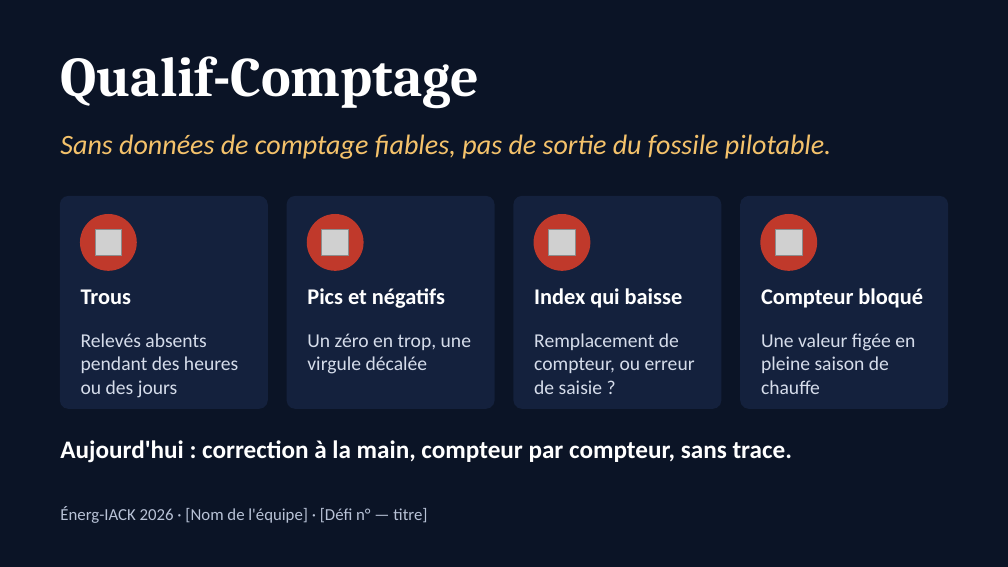
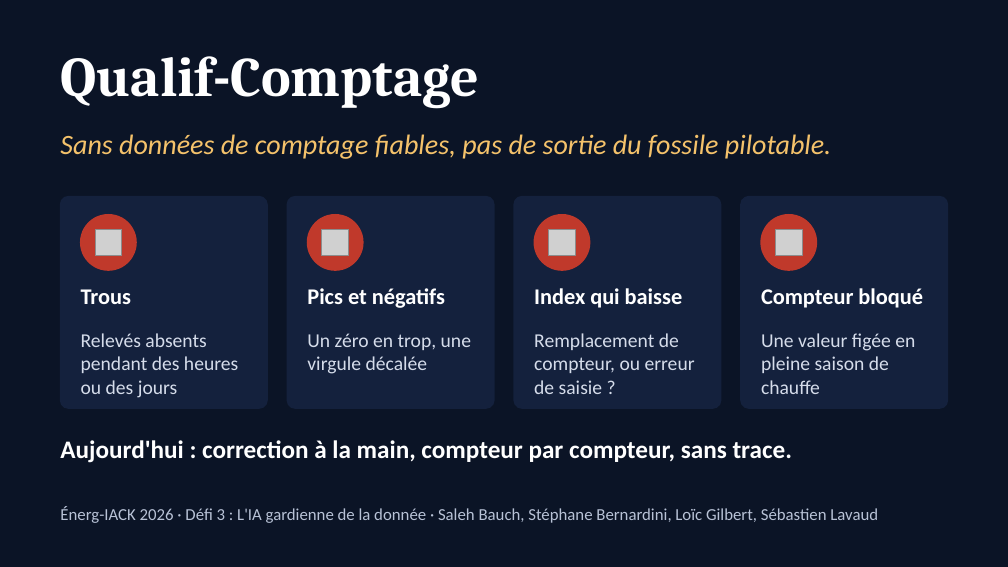
Before and after one commit to loicgilbert74000-coder/qualif-comptage, a slide deck: slide 1 of pitch/qualif-comptage-pitch.pptx. Drawn at 1008x567 pixels with LibreOffice and Linux fonts; fonts in the diff are those of the drawing; grey boxes stand for pictures. Boxes give left, top, right and bottom in pixels: in the first picture for what was removed or moved away, otherwise in the second. Text is boxed around its words. In the diff, an @@ line names an element or a change of style, - is before the commit and + after.

```diff
--- a/pitch/qualif-comptage-pitch.pptx
+++ b/pitch/qualif-comptage-pitch.pptx
@@ text at bbox=[60, 507, 878, 523]: text changed @@
-Énerg-IACK 2026 · [Nom de l'équipe] · [Défi n° — titre]
+Énerg-IACK 2026 · Défi 3 : L'IA gardienne de la donnée · Saleh Bauch, Stéphane Bernardini, Loïc Gilbert, Sébastien Lavaud
```
Also in this commit, not shown: 2 other files.
